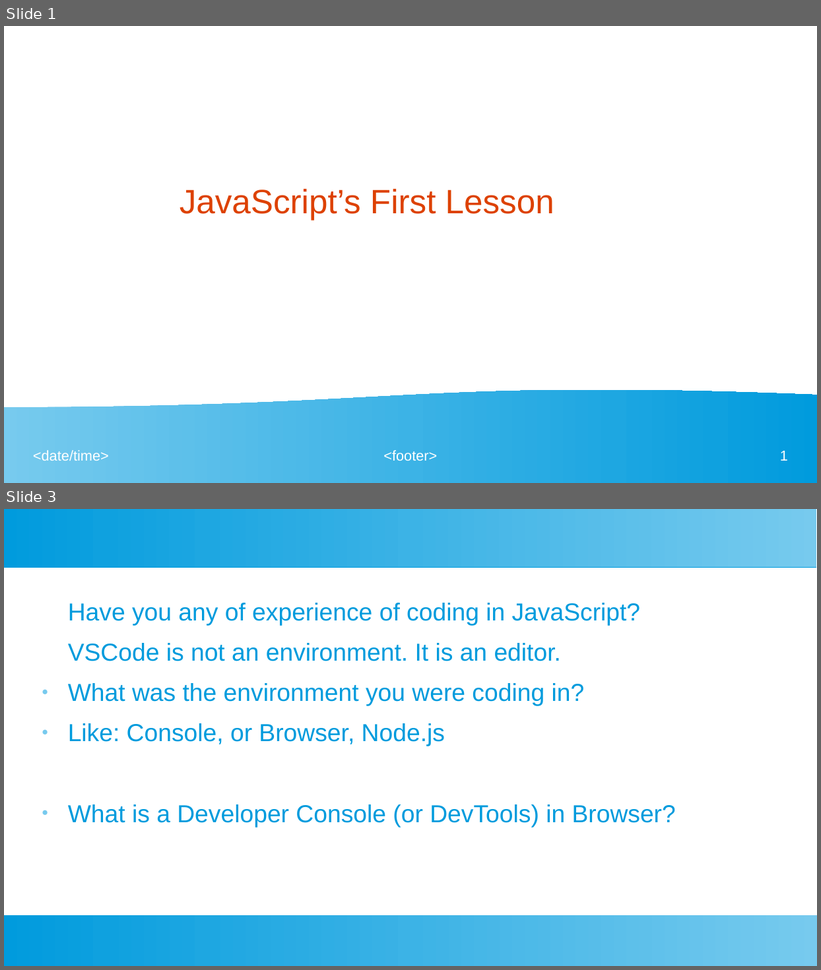
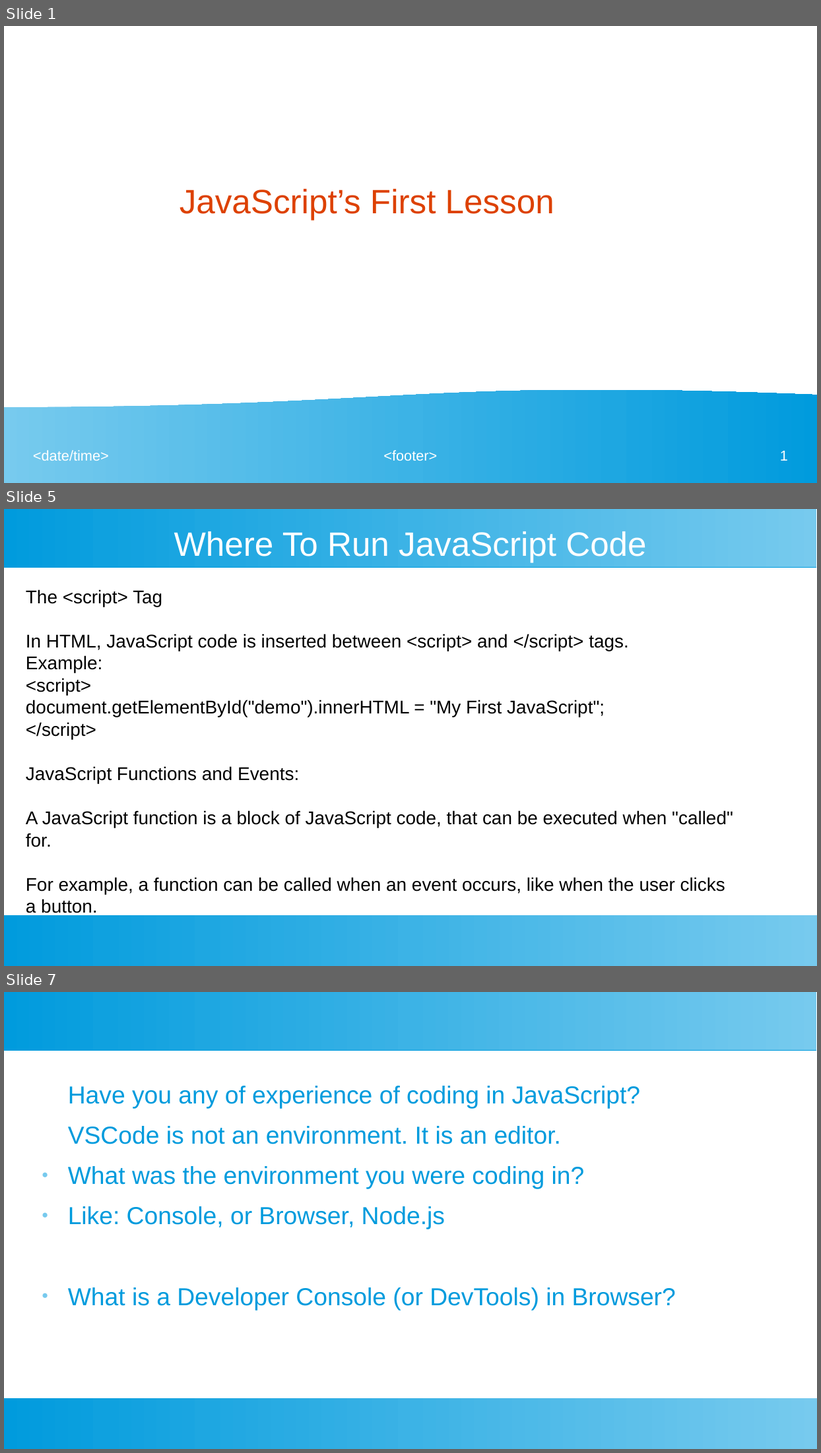
Before and after one commit to ashishjain1547/public_lessons_in_javascript, a slide deck: 1_JavaScript Intro/JavaScript's First Lesson.odp. Shown one above the other, each under a label of ours: slides 1 and 3 before the commit, slides 1, 5 and 7 after it; the slides between them are not shown. The pictures are 821x970 and 821x1453 pixels, drawn with LibreOffice and Linux fonts; fonts in the diff are those of the drawing. Boxes give left, top, right and bottom in pixels: in the first picture for what was removed or moved away, otherwise in the second. Text is boxed around its words. In the diff, an @@ line names an element or a change of style, - is before the commit and + after.

```diff
--- a/1_JavaScript Intro/JavaScript's First Lesson.odp
+++ b/1_JavaScript Intro/JavaScript's First Lesson.odp
@@ slide 5 added at (x1=4, y1=509, x2=817, y2=966), background #FFFFFF; not listed: 2 template elements that a slide beside it also shows @@
@@ title added at (x1=174, y1=531, x2=646, y2=562), 33 pt, text #FFFFFF @@
+Where To Run JavaScript Code
@@ text added at (x1=26, y1=590, x2=733, y2=894), 18 pt, text #000000 @@
+The <script> Tag
+In HTML, JavaScript code is inserted between <script> and </script> tags.
+Example:
+<script>
+document.getElementById("demo").innerHTML = "My First JavaScript";
+</script>
+JavaScript Functions and Events:
+A JavaScript function is a block of JavaScript code, that can be executed when "called" for.
+For example, a function can be called when an event occurs, like when the user clicks a button.
@@ what was slide 3 is now slide 7 @@
```
Also in this commit, not shown: 1 slide changed, 4 other slides added, 2 slides removed, 18 other files.
